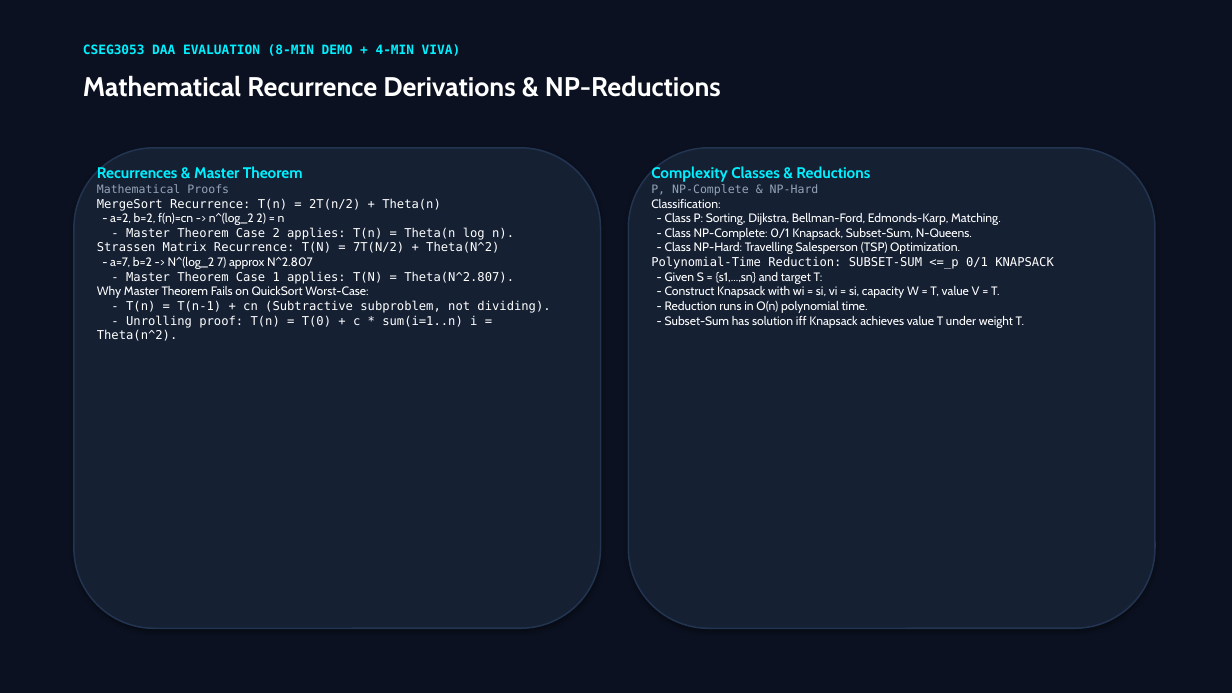
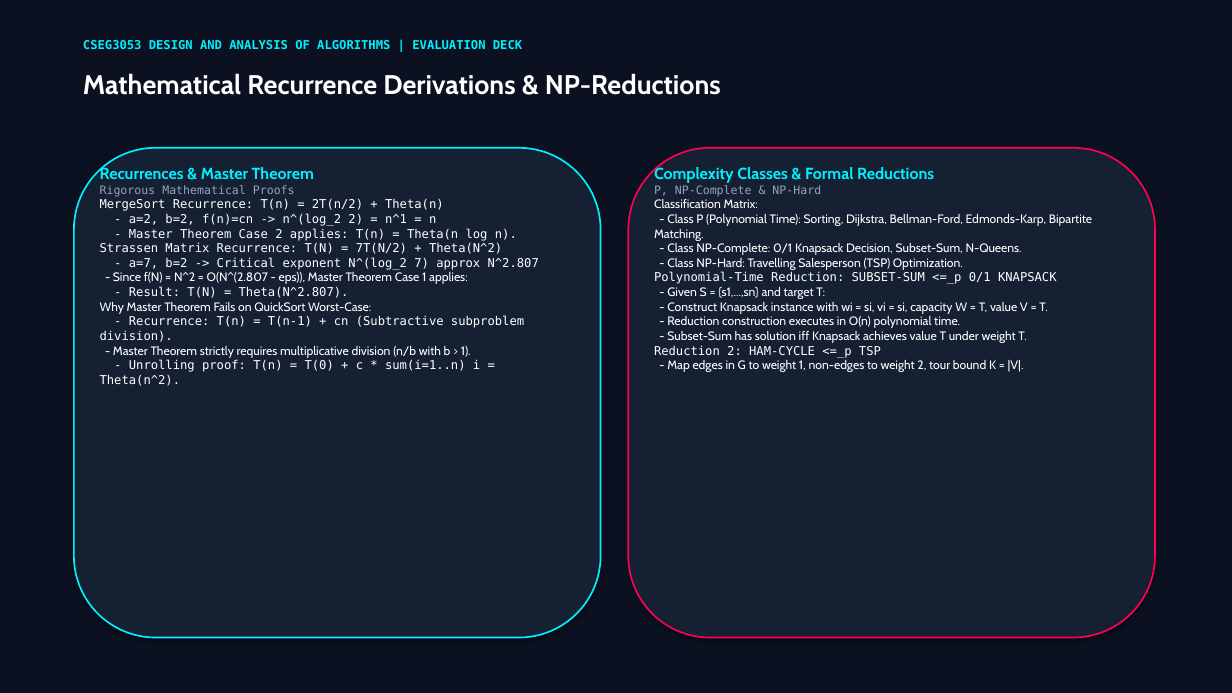
Before and after one commit to SPARSHsrihero1/cseg3053-cyber-threat-engine, a slide deck: slide 5 of presentation/CSEG3053_8Min_Evaluation_Deck.pptx. Drawn at 1232x693 pixels with LibreOffice and Linux fonts; fonts in the diff are those of the drawing. Boxes give left, top, right and bottom in pixels: in the first picture for what was removed or moved away, otherwise in the second. Text is boxed around its words. In the diff, an @@ line names an element or a change of style, - is before the commit and + after.

Commit message:
feat(presentation): build impactful 7-slide evaluation deck with styled benchmark table and KPI badges

```diff
--- a/presentation/CSEG3053_8Min_Evaluation_Deck.pptx
+++ b/presentation/CSEG3053_8Min_Evaluation_Deck.pptx
@@ text at [83, 40, 522, 49]: text changed; size 10 to 9.5 pt @@
-CSEG3053 DAA EVALUATION (8-MIN DEMO + 4-MIN VIVA)
+CSEG3053 DESIGN AND ANALYSIS OF ALGORITHMS | EVALUATION DECK
@@ rounded rectangle: place and size @@
-rounded rectangle at [74, 148, 601, 628]
+rounded rectangle at [74, 148, 601, 638]
@@ rounded rectangle at [74, 148, 601, 638]: outline #223450 1.2 pt to #00F0FF 1.3 pt @@
@@ rounded rectangle: place and size @@
-rounded rectangle at [628, 148, 1155, 628]
+rounded rectangle at [628, 148, 1155, 638]
@@ rounded rectangle at [628, 148, 1155, 638]: outline #223450 1.2 pt to #FF0055 1.3 pt @@
@@ text at [100, 165, 314, 179]: size 12 to 12.5 pt in "Recurrences & Master Theorem" @@
@@ text at [654, 165, 934, 183]: text changed; size 12 to 12.5 pt @@
-Complexity Classes & Reductions
+Complexity Classes & Formal Reductions
@@ text at [100, 185, 295, 197]: text changed @@
-Mathematical Proofs
+Rigorous Mathematical Proofs
@@ text at [654, 199, 1092, 255]: text changed @@
-Classification:
-- Class P: Sorting, Dijkstra, Bellman-Ford, Edmonds-Karp, Matching.
-- Class NP-Complete: 0/1 Knapsack, Subset-Sum, N-Queens.
+Classification Matrix:
+- Class P (Polynomial Time): Sorting, Dijkstra, Bellman-Ford, Edmonds-Karp, Bipartite Matching.
+- Class NP-Complete: 0/1 Knapsack Decision, Subset-Sum, N-Queens.
@@ text at [129, 213, 436, 226]: text changed; font Cabin to DejaVu Sans Mono @@
-- a=2, b=2, f(n)=cn -> n^(log_2 2) = n
+- a=2, b=2, f(n)=cn -> n^(log_2 2) = n^1 = n
@@ text at [113, 257, 539, 298]: text changed @@
-- a=7, b=2 -> N^(log_2 7) approx N^2.807
-- Master Theorem Case 1 applies: T(N) = Theta(N^2.807).
+- a=7, b=2 -> Critical exponent N^(log_2 7) approx N^2.807
+- Since f(N) = N^2 = O(N^(2.807 - eps)), Master Theorem Case 1 applies:
+- Result: T(N) = Theta(N^2.807).
@@ text at [100, 315, 524, 358]: text changed; font DejaVu Sans Mono to Cabin @@
-- T(n) = T(n-1) + cn (Subtractive subproblem, not dividing).
+- Recurrence: T(n) = T(n-1) + cn (Subtractive subproblem division).
+- Master Theorem strictly requires multiplicative division (n/b with b > 1).
@@ text at [667, 302, 1047, 328]: text changed @@
-- Construct Knapsack with wi = si, vi = si, capacity W = T, value V = T.
-- Reduction runs in O(n) polynomial time.
+- Construct Knapsack instance with wi = si, vi = si, capacity W = T, value V = T.
+- Reduction construction executes in O(n) polynomial time.
@@ text at [654, 345, 1024, 372]: paragraphs added @@
+Reduction 2: HAM-CYCLE <=_p TSP
+- Map edges in G to weight 1, non-edges to weight 2, tour bound K = |V|.
```
Also in this commit, not shown: 6 other slides changed, 3 other files.
